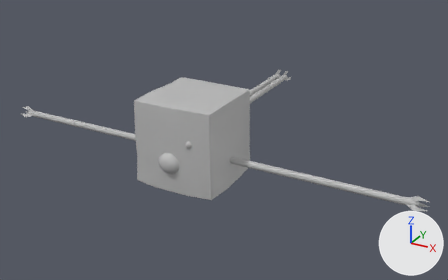
An edit to the FBX model Assets/Models/Ooze_Machine.fbx, drawn before and after from the same camera.
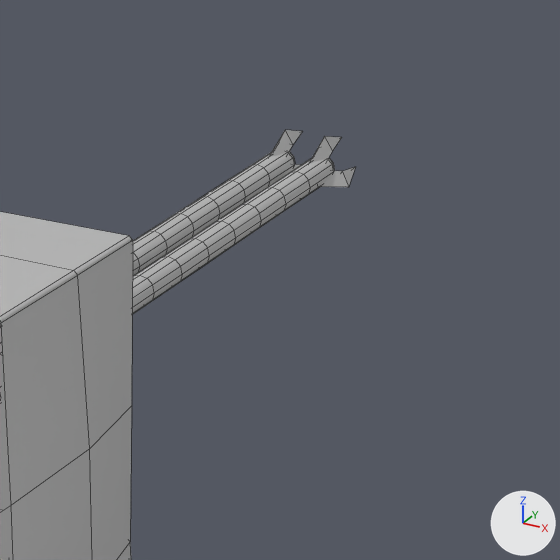
The first picture shows the older version from a 50 mm lens placed at (3.45, -5.58, 2.8), pointed at (-0.05, 0.78, -0.38). The close-ups show both versions on the part from 50% to 73% of the width and 16% to 53% of the height of that picture; other places that the commit changed are outside them. Arrows for +X, +Y and +Z are at lower right; the lights stay in place. The close-ups show mesh edges as thin lines. Where no turn or scale is listed for an object, it has been applied to the vertices.

Objects in the first close-up: 'Ooze_Claw_1.002', 'Ooze_Claw_1.003', 'Ooze_Claw_2.002', 'Ooze_Claw_3.002', 'Ooze_Claw_3.003', 'Ooze_Cube', 'Ooze_Pole.003'.
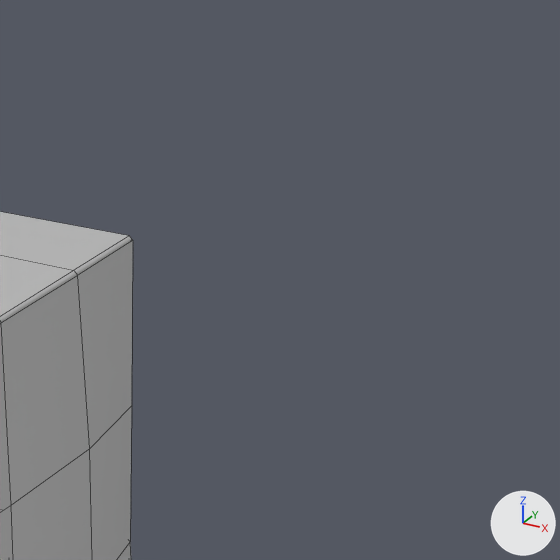
The newer file is also rescaled (x10.58) as a whole; pictures and numbers use the older file's frame.

Where the change shows, as pixel boxes (x1, y1, x2, y2) in the close-ups (560 x 560 px):
'Ooze_Claw_1.003', deleted: before (132, 158, 335, 314)
'Ooze_Claw_1.002', deleted: before (133, 151, 295, 276)
'Ooze_Claw_3.003', deleted: before (319, 167, 356, 187)
'Ooze_Claw_2.002', deleted: before (269, 130, 303, 157)
'Ooze_Pole.003', deleted: before (309, 136, 342, 164)
'Ooze_Claw_3.002', deleted: before (283, 165, 300, 177)

What changed in the scene script:
```text
Remove ob_ooze_claw_2_002:
    ob_ooze_claw_2_002 = bpy.data.objects.new('Ooze_Claw_2.002', me_mesh_011)
    ob_ooze_claw_2_002.location = (0.0, 0.0, 0.0)
Remove ob_ooze_pole_003:
    ob_ooze_pole_003 = bpy.data.objects.new('Ooze_Pole.003', me_mesh_017)
    ob_ooze_pole_003.location = (0.0, 0.0, 0.0)
Remove ob_ooze_claw_3_002:
    ob_ooze_claw_3_002 = bpy.data.objects.new('Ooze_Claw_3.002', me_mesh_012)
    ob_ooze_claw_3_002.location = (0.0, 0.0, 0.0)
Remove ob_ooze_claw_1_002:
    ob_ooze_claw_1_002 = bpy.data.objects.new('Ooze_Claw_1.002', me_mesh_010)
    ob_ooze_claw_1_002.location = (0.0, 0.0, 0.0)
Remove ob_ooze_claw_3_003:
    ob_ooze_claw_3_003 = bpy.data.objects.new('Ooze_Claw_3.003', me_mesh_016)
    ob_ooze_claw_3_003.location = (0.0, 0.0, 0.0)
Remove ob_ooze_claw_1_003:
    ob_ooze_claw_1_003 = bpy.data.objects.new('Ooze_Claw_1.003', me_mesh_014)
    ob_ooze_claw_1_003.location = (0.0, 0.0, 0.0)
```
